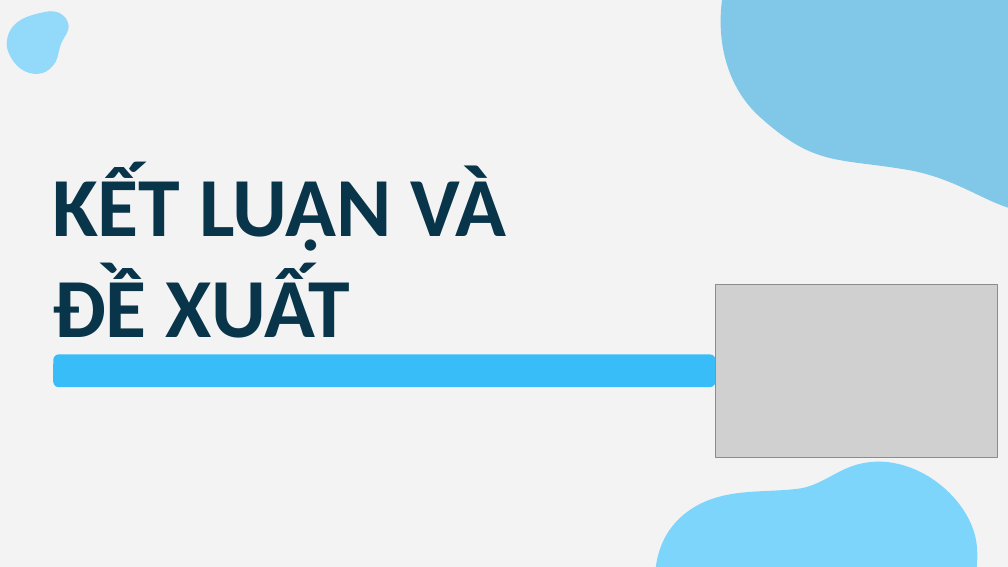
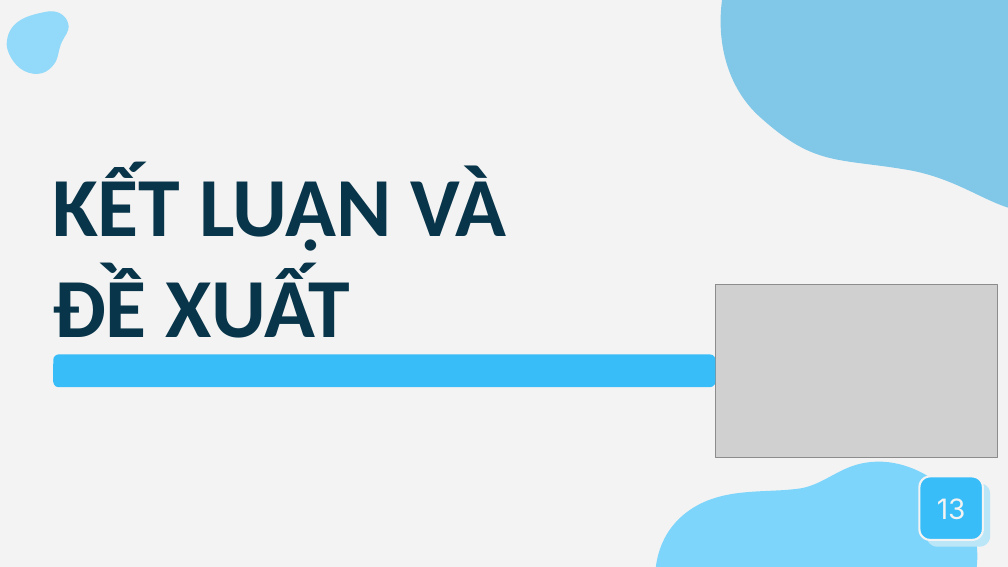
Before and after one commit to phamhuulocforwork/csn-da21ttb-phamhuuloc-learnAboutTailWindCSS, a slide deck: slide 18 of thesis/pptx/csn-slide-baocao.pptx. Drawn at 1008x567 pixels with LibreOffice and Linux fonts; fonts in the diff are those of the drawing; grey boxes stand for pictures; background and template pictures are left out. Boxes give left, top, right and bottom in pixels: in the first picture for what was removed or moved away, otherwise in the second. Text is boxed around its words. In the diff, an @@ line names an element or a change of style, - is before the commit and + after.

```diff
--- a/thesis/pptx/csn-slide-baocao.pptx
+++ b/thesis/pptx/csn-slide-baocao.pptx
@@ rounded rectangle added at (919,477,983,540), fill #38BDF8, outline #F3F3F3 1.5 pt, 20 pt, text #F3F3F3 @@
+13
@@ rounded rectangle added at (926,483,990,546), fill #BBE6F8, 20 pt, text #F3F3F3 @@
+1
```
Also in this commit, not shown: 19 other slides changed, 1 slide added, 1 slide removed.
